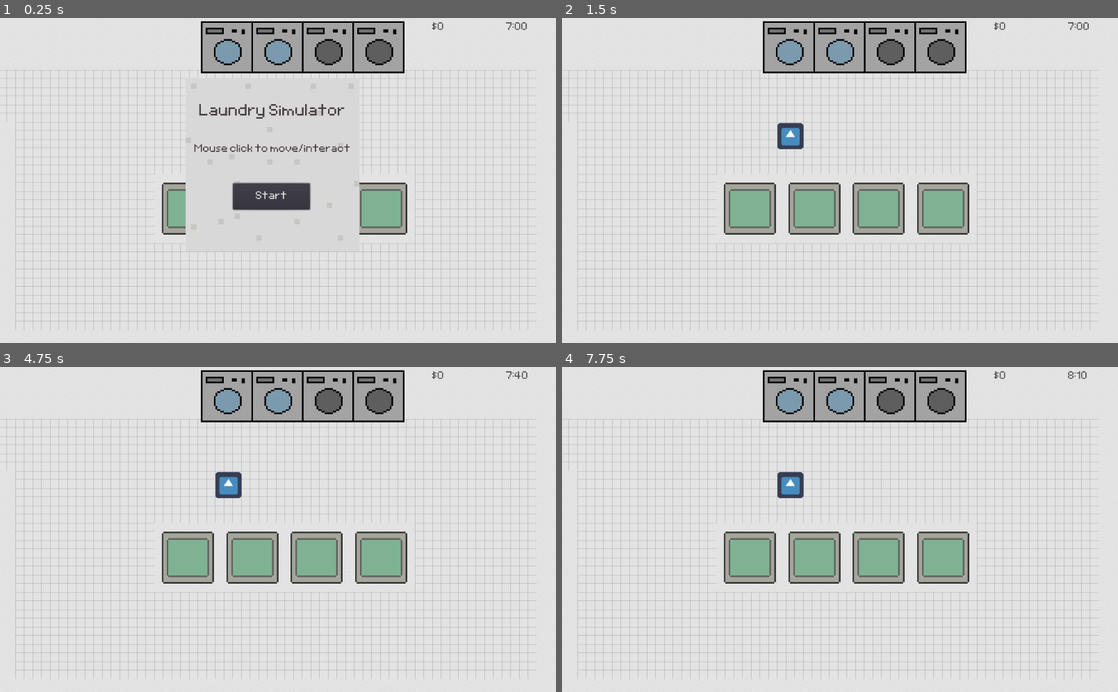
Above: before the commit, frames 1-4 (two rows, left to right).
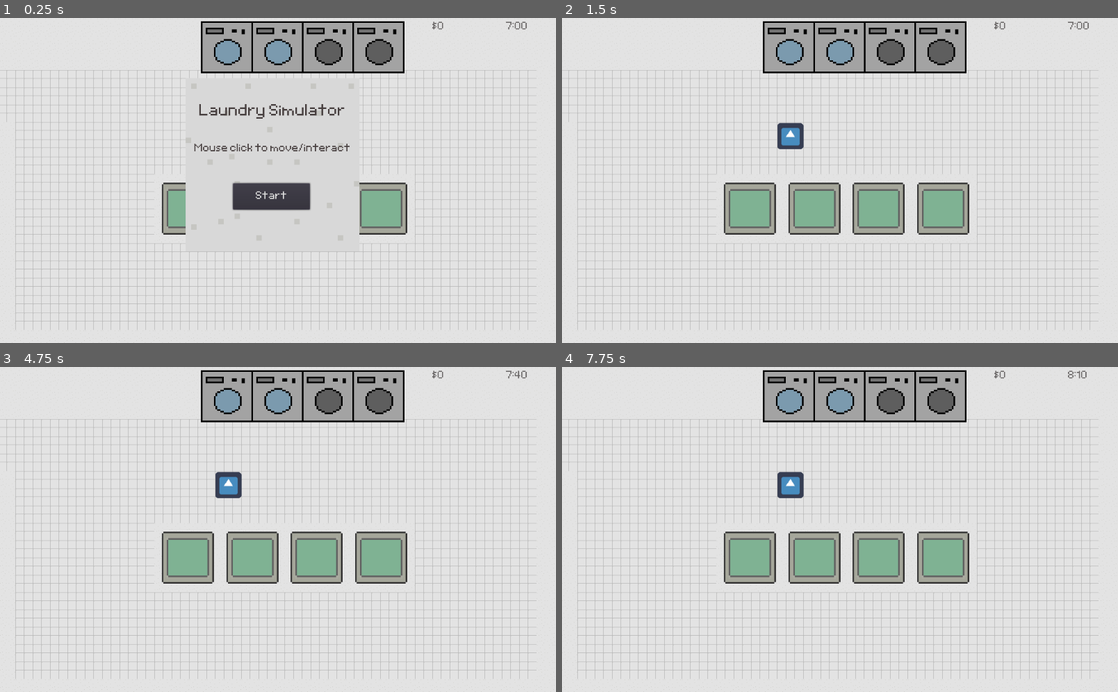
Above: after the commit, the same moments.

Repository: 924036076/laundry_simulator
Game: Godot game, scene res://levels/base_level/Laundry Scene.tscn
Two runs of this game, one before a commit and one after it. Both use one fixed random seed, a clock stepped at 60 frames per second and the inputs below. The engine's default icon, where the game draws it, is replaced by a stand-in: a white triangle on a blue panel in a dark square.
Inputs (mouse positions are in pixels of both pictures, inside the frame that each line leads up to):
- Up to frame 1 (0.25 s): no input
- Up to frame 2 (1.5 s): click "Start" at 0.5 s; tap Enter at 1.25 s; move the mouse to (789, 47) at 1.27 s; click (789, 47) at 1.35 s
- Up to frame 3 (4.75 s): tap Space at 2, 4.25 s; move the mouse to (278, 396) at 2.02 s; click (278, 396) at 2.1 s; move the mouse to (328, 396) at 2.77 s; click (328, 396) at 2.85 s; tap Enter at 3.5 s; move the mouse to (378, 396) at 3.52 s; click (378, 396) at 3.6 s; move the mouse to (250, 558) at 4.27 s; click (250, 558) at 4.35 s
- Up to frame 4 (7.75 s): tap Enter at 5 s; move the mouse to (878, 558) at 5.02 s; click (878, 558) at 5.1 s; move the mouse to (945, 558) at 5.77 s; click (945, 558) at 5.85 s; tap Space at 6.5 s; move the mouse to (751, 558) at 6.52 s; click (751, 558) at 6.6 s; move the mouse to (1034, 383) at 7.27 s; click (1034, 383) at 7.35 s

The runs differ from the first frame. In frame 1, 0.2% of the frame differs, in the area x 34-95%, y 1-42%; in frame 2, less than 0.1%; in frame 3, less than 0.1%; in frame 4, less than 0.1%.
Error in both runs: Trying to assign value of type 'KinematicBody2D' to a variable of type 'Sprite'. (res://levels/base_level/Laundry)

Commit message:
added label for money earned per transaction

Diff:
--- a/characters/test customer/customer.gd
+++ b/characters/test customer/customer.gd
@@ -6,6 +6,7 @@
 enum State {entering, waiting, leaving}
 var current_state
 var score_multiplier : int = 50
+var money_label_offset = Vector2(-15, -52)
 
 signal leaving
 signal score
@@ -24,6 +25,7 @@
 	print("customer initialized and reporting for duty!")
 	current_state = State.entering
 	print("entering is " + str(State.entering) + " and waiting is " + str(State.waiting))
+
 
 func init(node : Navigation2D, id : int, wait_time : float):
 	navNode = node
@@ -62,14 +64,18 @@
 func assess_laundry():
 	print("hmmm maybe")
 	var score : float = 0.0
+	var cleanliness_pct : float = 0.0
 	if $Bumper.laundry == my_laundry:
 		print("it's my order!")
-		score = my_laundry.assess_cleanliness() * score_multiplier
+		cleanliness_pct = my_laundry.assess_cleanliness()
+		score = cleanliness_pct * score_multiplier
+
 	emit_signal("score", score)
 	print("your score is: " + str(score))
 	var label = preload("res://game_utils/MoneyLabel.tscn").instance()
 	add_child(label)
-	label.display("$" + str(score), my_laundry.assess_cleanliness())
+	label.position = money_label_offset
+	label.display("$" + str(round(score)), cleanliness_pct)
 
 func _on_Timer_timeout():
 	print("WHERE'S MY LAUNDRY??")
--- a/font/Awake/Awake.tres
+++ b/font/Awake/Awake.tres
@@ -3,5 +3,5 @@
 [ext_resource path="res://font/Awake/Awake.ttf" type="DynamicFontData" id=1]
 
 [resource]
-size = 33
+size = 32
 font_data = ExtResource( 1 )
--- a/game_utils/MoneyLabel.gd
+++ b/game_utils/MoneyLabel.gd
@@ -1,20 +1,27 @@
 extends Node2D
 
-var good = Color(94,250,30)
-var meh = Color(250,180,30)
-var bad = Color(250,56,30)
+var good = Color(.01, .61, .09, 1)
+var meh = Color(.81, .43, .15, 1)
+var bad = Color(.83, .13, .04, 1)
+
+func _ready():
+	$AnimationPlayer.play("static")
 
 func display(message : String, percent : float):
-	var modulate : Color
-	if percent < 0.5:
-		modulate = bad
-	elif percent < 0.7:
-		modulate = meh
+	var color : Color
+	if percent <= 0.5:
+		color = bad
+		print("less than 0.5")
+	elif percent <= 0.75:
+		color = meh
+		print("less than 0.75")
 	else:
-		modulate = good
+		color = good
+		print("is okay!")
+	print(percent)
+	$Label.add_color_override("font_color", color)
 
-	$Label.modulate = modulate
 	$Label.visible = true
-	#$AnimationPlayer.play("New Anim")
-	#print("playing!")
+	$Label.text = message
+	$AnimationPlayer.play("New Anim")
 	print(message)
--- a/game_utils/MoneyLabel.tscn
+++ b/game_utils/MoneyLabel.tscn
@@ -1,6 +1,11 @@
-[gd_scene load_steps=3 format=2]
+[gd_scene load_steps=6 format=2]
 
 [ext_resource path="res://game_utils/MoneyLabel.gd" type="Script" id=1]
+[ext_resource path="res://font/Awake/Awake.ttf" type="DynamicFontData" id=2]
+
+[sub_resource type="DynamicFont" id=3]
+size = 32
+font_data = ExtResource( 2 )
 
 [sub_resource type="Animation" id=1]
 resource_name = "New Anim"
@@ -17,17 +22,38 @@
 "values": [ 0.0, 1.0, 1.0, 0.0 ]
 }
 
+[sub_resource type="Animation" id=2]
+resource_name = "static"
+tracks/0/type = "value"
+tracks/0/path = NodePath("Label:percent_visible")
+tracks/0/interp = 1
+tracks/0/loop_wrap = true
+tracks/0/imported = false
+tracks/0/enabled = true
+tracks/0/keys = {
+"times": PoolRealArray( 0 ),
+"transitions": PoolRealArray( 1 ),
+"update": 0,
+"values": [ 1.0 ]
+}
+
 [node name="MoneyLabel" type="Node2D"]
+z_index = 2
 script = ExtResource( 1 )
 
 [node name="Label" type="Label" parent="."]
-modulate = Color( 0.980392, 0.219608, 0.117647, 1 )
-margin_right = 40.0
-margin_bottom = 14.0
+margin_left = -0.513336
+margin_top = 0.513336
+margin_right = 39.4867
+margin_bottom = 22.5133
+custom_fonts/font = SubResource( 3 )
+custom_colors/font_color = Color( 0.87451, 0.545098, 0.0666667, 1 )
 text = "$50"
 __meta__ = {
 "_edit_use_anchors_": false
 }
 
 [node name="AnimationPlayer" type="AnimationPlayer" parent="."]
+autoplay = "static"
 "anims/New Anim" = SubResource( 1 )
+anims/static = SubResource( 2 )
--- a/levels/base_level/Laundry Scene.tscn
+++ b/levels/base_level/Laundry Scene.tscn
@@ -12,7 +12,6 @@
 [ext_resource path="res://font/Awake/Awake.tres" type="DynamicFont" id=11]
 [ext_resource path="res://font/Awake/Awake.ttf" type="DynamicFontData" id=12]
 [ext_resource path="res://levels/base_level/HUD.gd" type="Script" id=13]
-[ext_resource path="res://levels/base_level/MoneyLabel.gd" type="Script" id=14]
 [ext_resource path="res://levels/base_level/Events.gd" type="Script" id=15]
 
 [sub_resource type="NavigationPolygon" id=1]
@@ -50,6 +49,29 @@
 1/shapes = [  ]
 1/z_index = 0
 
+[sub_resource type="DynamicFont" id=4]
+size = 32
+font_data = ExtResource( 12 )
+
+[sub_resource type="GDScript" id=5]
+script/source = "extends Label
+var score : int = 0
+
+func _ready():
+	format_score()
+
+func reset():
+	score = 0
+	format_score()
+
+func format_score():
+	set_text(\"$\" + str(score))
+
+func _on_Events_score_update(addition : float):
+	score += round(addition)
+	format_score()
+"
+
 [sub_resource type="DynamicFont" id=3]
 size = 48
 font_data = ExtResource( 12 )
@@ -136,17 +158,16 @@
 wait_time = 0.75
 autostart = true
 
-[node name="MoneyLabel" type="RichTextLabel" parent="."]
+[node name="MoneyLabel" type="Label" parent="."]
+anchor_right = 0.058
 margin_left = 796.262
 margin_top = 5.0
 margin_right = 946.262
 margin_bottom = 55.0
-custom_fonts/mono_font = ExtResource( 11 )
-custom_fonts/normal_font = ExtResource( 11 )
-custom_colors/default_color = Color( 0.32549, 0.321569, 0.321569, 1 )
-bbcode_text = "$8,888,888"
+custom_fonts/font = SubResource( 4 )
+custom_colors/font_color = Color( 0.419608, 0.407843, 0.407843, 1 )
 text = "$8,888,888"
-script = ExtResource( 14 )
+script = SubResource( 5 )
 __meta__ = {
 "_edit_use_anchors_": false
 }
@@ -157,19 +178,14 @@
 
 [node name="MinuteTimer" type="Timer" parent="Clock"]
 
-[node name="RichTextLabel" type="RichTextLabel" parent="Clock"]
+[node name="RichTextLabel" type="Label" parent="Clock"]
 margin_left = 0.144
 margin_top = 5.0
 margin_right = 50.144
 margin_bottom = 42.0
-rect_clip_content = false
-custom_fonts/normal_font = ExtResource( 11 )
-custom_colors/default_color = Color( 0.32549, 0.321569, 0.321569, 1 )
+custom_fonts/font = ExtResource( 11 )
+custom_colors/font_color = Color( 0.419608, 0.407843, 0.407843, 1 )
 text = "13:50"
-scroll_active = false
-__meta__ = {
-"_edit_use_anchors_": false
-}
 
 [node name="HUD" type="CanvasLayer" parent="."]
 script = ExtResource( 13 )
--- a/models/laundry/laundry.gd
+++ b/models/laundry/laundry.gd
@@ -4,7 +4,7 @@
 var dirty = true
 var bloody = false
 var soiled = false
-var conditions = [wet, dirty, bloody, soiled]
+var highest_unfinished_score : float = 0.25
 enum size {small, medium, large} #TODO: something with size
 var id : int
 
@@ -38,14 +38,17 @@
 	$"Drip Particles".visible = wet
 
 func assess_cleanliness() -> float:
+	var conditions = [wet, dirty, bloody, soiled]
 	var max_score : int = conditions.size()
 	var score : float = 0.0
 
 	for state in conditions:
 		if !state: score += 1
-
-	print("I'm the laundry and I say I'm about " + str(score/max_score*100) + "% finished")
-	return score/max_score
+		print(state)
+	var cleanliness = score/max_score
+	if cleanliness < 1:
+		cleanliness = min(cleanliness, highest_unfinished_score)
+	return cleanliness
 
 func show_ticket():
 	$Ticket/Label.text = str(id)
Not shown: 1 places in levels/base_level/Laundry Scene.tscn that only renumber resources
